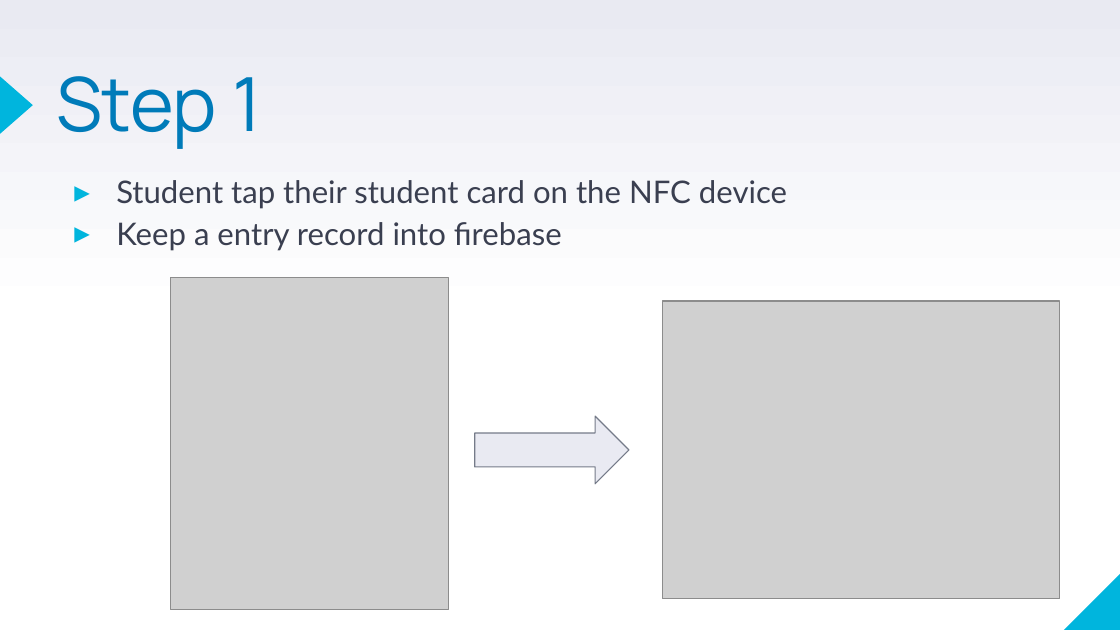
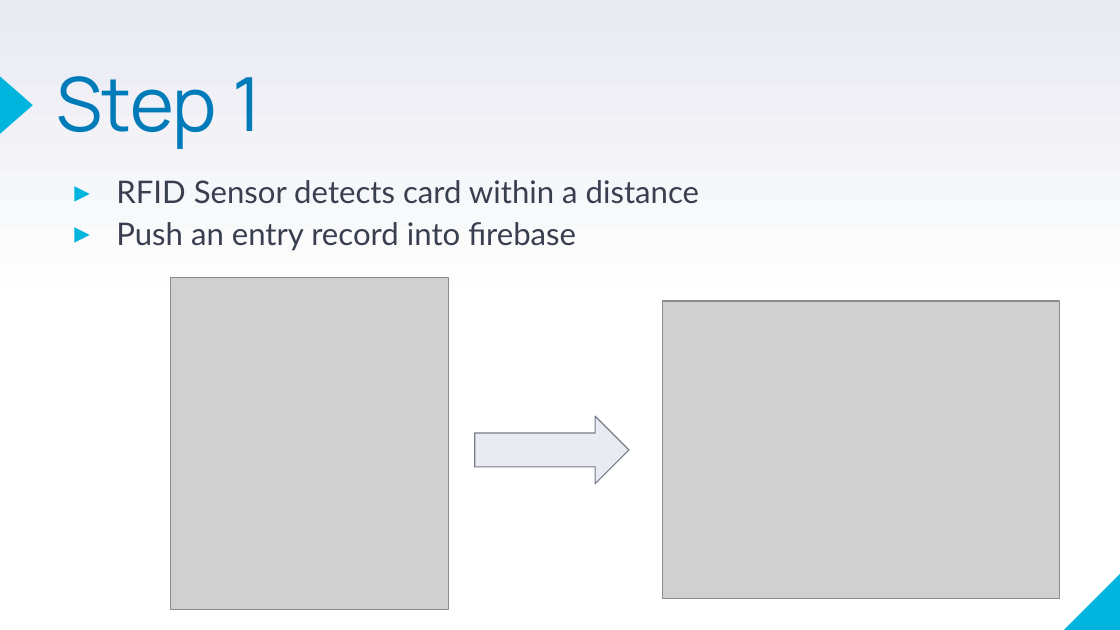
Before and after one commit to NotConfident/FaceRecognitionProject, a slide deck: slide 11 of P1 Project Presentation .pptx (slide 5 before the commit). Drawn at 1120x630 pixels with LibreOffice and Linux fonts; fonts in the diff are those of the drawing; grey boxes stand for pictures. Boxes give left, top, right and bottom in pixels: in the first picture for what was removed or moved away, otherwise in the second. Text is boxed around its words. In the diff, an @@ line names an element or a change of style, - is before the commit and + after.

```diff
--- a/P1 Project Presentation .pptx
+++ b/P1 Project Presentation .pptx
@@ text at box(116, 180, 700, 250): text changed @@
-▸ Student tap their student card on the NFC device
-▸ Keep a entry record into firebase
+▸ RFID Sensor detects card within a distance
+▸ Push an entry record into firebase
```
Also in this commit, not shown: 5 other slides changed, 6 slides added.
